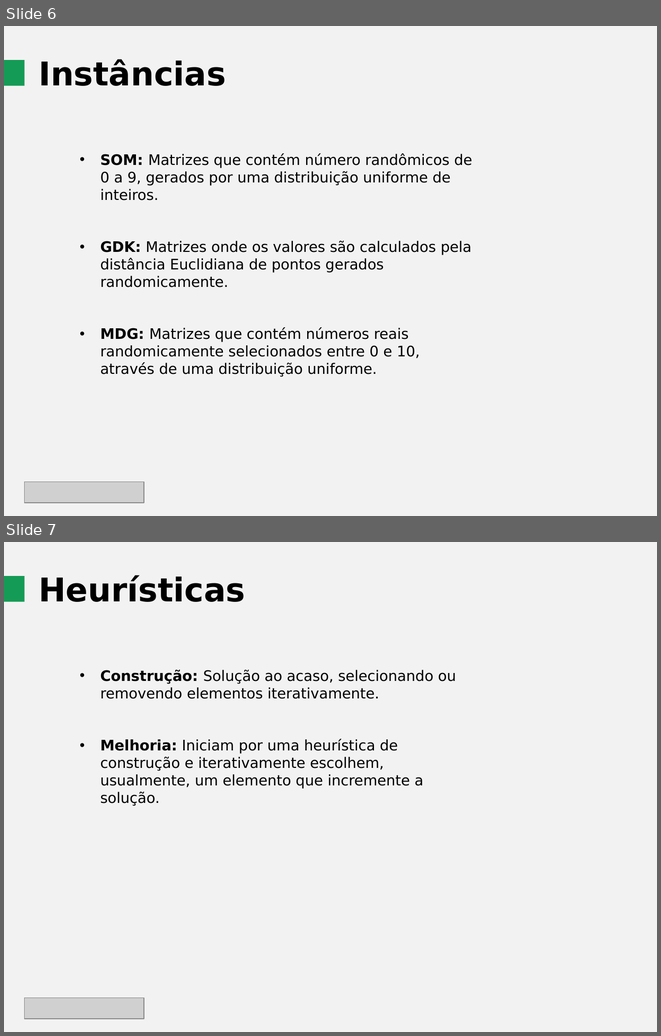
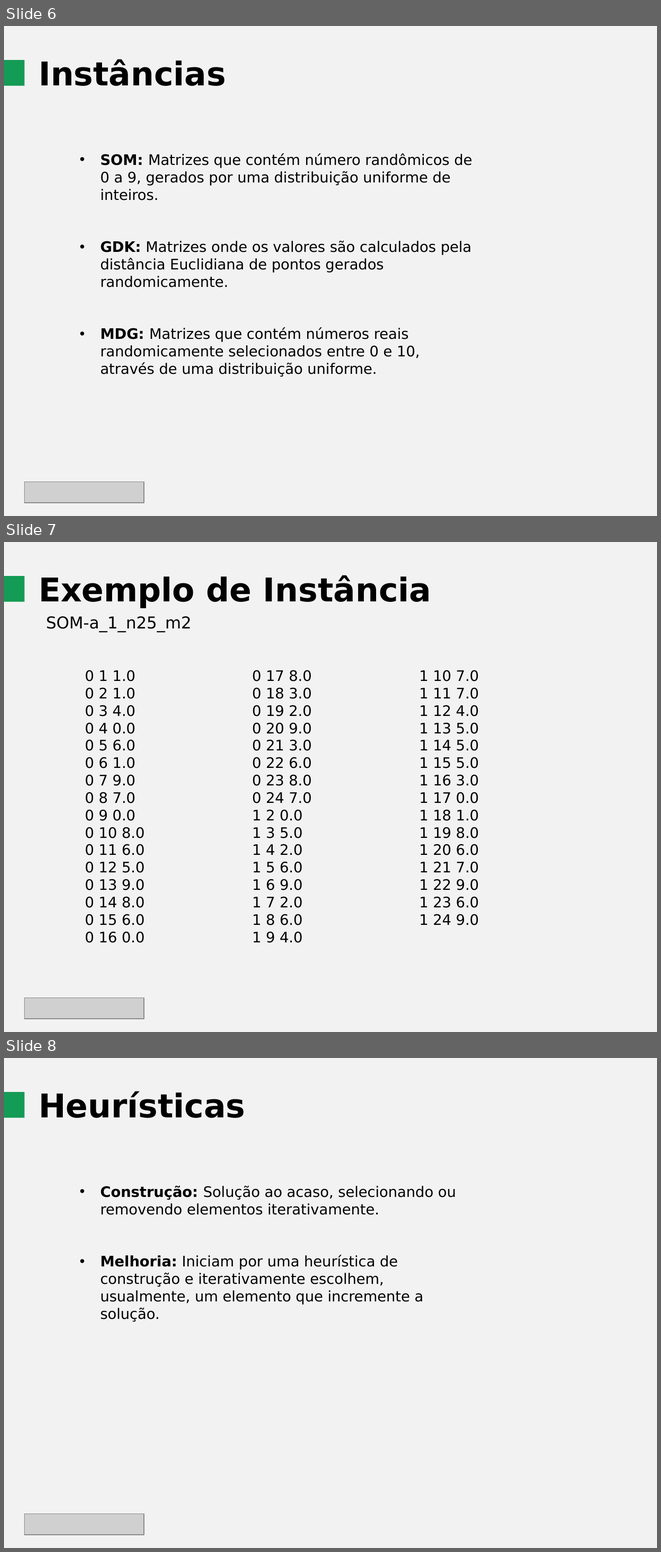
Before and after one commit to vensller/Maximum-Diversity-Problem, a slide deck: Guia e Tarefas/Apresentação Primeira Entrega.pptx. Shown one above the other, each under a label of ours: slides 6 and 7 before the commit, slides 6, 7 and 8 after it. The pictures are 661x1036 and 661x1552 pixels, drawn with LibreOffice and Linux fonts; fonts in the diff are those of the drawing; grey boxes stand for pictures. Boxes give left, top, right and bottom in pixels: in the first picture for what was removed or moved away, otherwise in the second. Text is boxed around its words. In the diff, an @@ line names an element or a change of style, - is before the commit and + after.

```diff
--- a/Guia e Tarefas/Apresentação Primeira Entrega.pptx
+++ b/Guia e Tarefas/Apresentação Primeira Entrega.pptx
@@ slide 7 added at bbox=[4, 542, 657, 1032], background #F2F2F2 @@
@@ rectangle added at bbox=[4, 576, 24, 601], fill #149B55 @@
@@ text added at bbox=[38, 575, 431, 608], 36 pt, text #000000, bold @@
+Exemplo de Instância
@@ text added at bbox=[46, 616, 191, 632], 18 pt, text #000000 @@
+SOM-a_1_n25_m2
@@ text added at bbox=[85, 670, 479, 943], 16 pt, text #000000 @@
+0 1 1.0
+0 2 1.0
+0 3 4.0
+0 4 0.0
+0 5 6.0
+0 6 1.0
+0 7 9.0
+0 8 7.0
+0 9 0.0
+0 10 8.0
+0 11 6.0
+0 12 5.0
+0 13 9.0
+0 14 8.0
+0 15 6.0
+0 16 0.0
+0 17 8.0
+0 18 3.0
+0 19 2.0
+0 20 9.0
+0 21 3.0
+0 22 6.0
+0 23 8.0
+0 24 7.0
+1 2 0.0
+1 3 5.0
+1 4 2.0
+1 5 6.0
+1 6 9.0
+1 7 2.0
+1 8 6.0
+1 9 4.0
+1 10 7.0
+1 11 7.0
+1 12 4.0
+1 13 5.0
+1 14 5.0
+1 15 5.0
+1 16 3.0
+1 17 0.0
+1 18 1.0
+1 19 8.0
+1 20 6.0
+1 21 7.0
+1 22 9.0
+1 23 6.0
+1 24 9.0
@@ picture added at bbox=[24, 998, 144, 1018] @@
@@ what was slide 7 is now slide 8 @@
```
Also in this commit, not shown: 2 other slides added, 4 other files.
